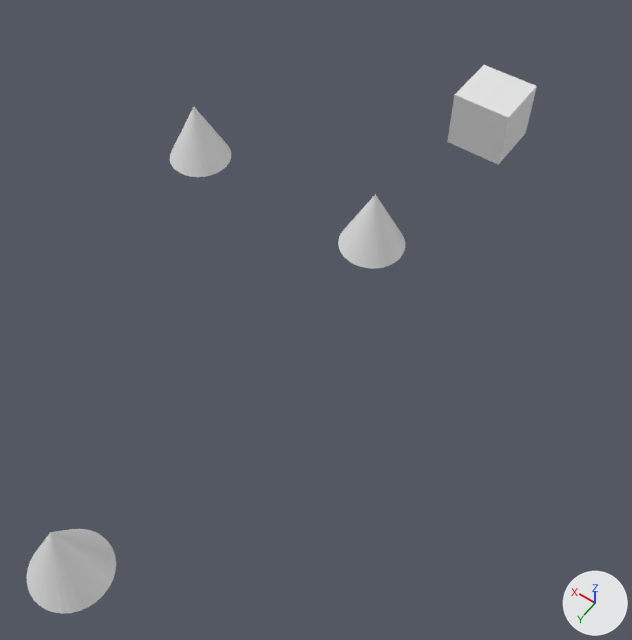
An edit to the glTF model src/assets/models/terrain.glb, drawn before and after from the same camera.
Rendered twice from a camera (50 mm lens) standing at (-9.0, 22.9, 19.2) and looking at (0.0, 10.3, -0.7). The axes (+X, +Y, +Z) are drawn at lower right. The lights are the same throughout. Vertices at the same position are counted once.
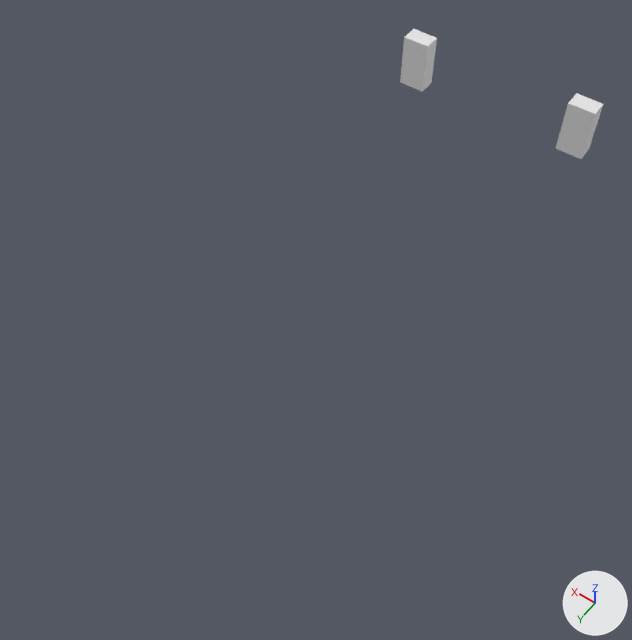
Commit message: Add terrain

Boxes [x1, y1, x2, y2] around the edits, measured in the pictures (632 x 640 px):
'Cube', reshaped, moved (47% narrower, 34% shorter)
    before: [447, 65, 537, 165]
    after: [556, 93, 603, 159]
'Cone', deleted
    before: [27, 529, 116, 614]
'Cone.002', deleted
    before: [338, 194, 405, 269]
'Cone.001', deleted
    before: [170, 107, 231, 177]
'Cube.001', added
    after: [400, 29, 437, 92]

The change, as a list of edits to the scene's bpy script:
```text
Change me_cube:
    used by ob_cube; location = (0.0, 0.0, 0.0)
    remove me_cube.from_pydata(...)  # 8 vertices, 12 faces; spans x -1.0..1.0, y -1.0..1.0, z -1.0..1.0
    add me_cube.from_pydata(...)  # 8 vertices, 12 faces; spans x -0.46..0.46, y -0.3..0.3, z 0.0..1.83
    me_cube part 1: the whole mesh is rebuilt
Add me_cube_002:
    me_cube_002.from_pydata(...)  # a box spanning x -0.46..0.46, y -0.3..0.3, z 0.0..1.83
Change ob_cube:
    ob_cube.location: (0.0, 0.0, 0.0) -> (-3.0, 0.0, 0.0)
Remove ob_cone:
    ob_cone = bpy.data.objects.new('Cone', me_cone)
    ob_cone.location = (0.0, 19.77, 1.05)
Remove ob_cone_001:
    ob_cone_001 = bpy.data.objects.new('Cone.001', me_cone_001)
    ob_cone_001.location = (6.64, 7.39, 1.05)
Remove ob_cone_002:
    ob_cone_002 = bpy.data.objects.new('Cone.002', me_cone_002)
    ob_cone_002.location = (0.0, 7.39, 1.05)
Add ob_cube_001:
    ob_cube_001 = bpy.data.objects.new('Cube.001', me_cube_002)
    ob_cube_001.location = (3.0, 0.0, 0.0)
```
